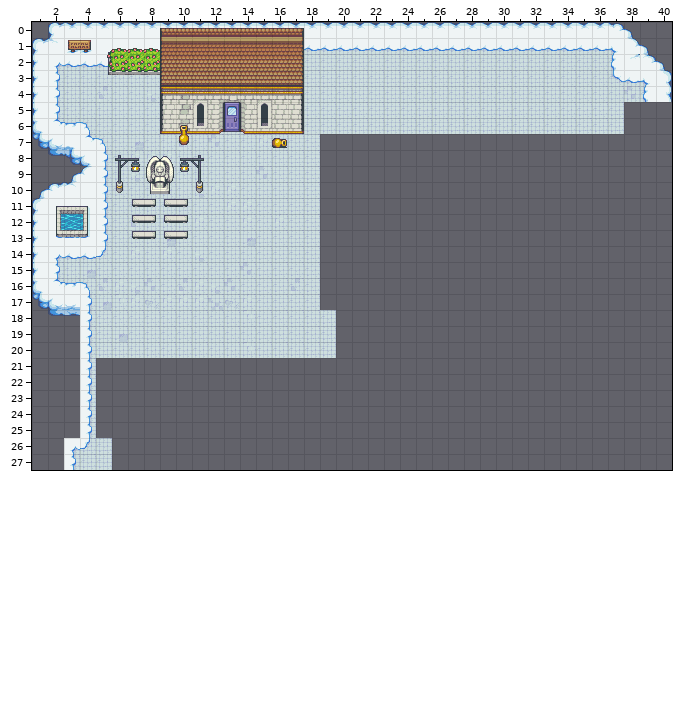
One commit to this Tiled map (JSON): apps/kbve.com/public/assets/items/map/cloud_city.json. Above is the file before it was changed.
Cells are 16x16 px. Shown: x 1..40, y 0..27.
Once edited:
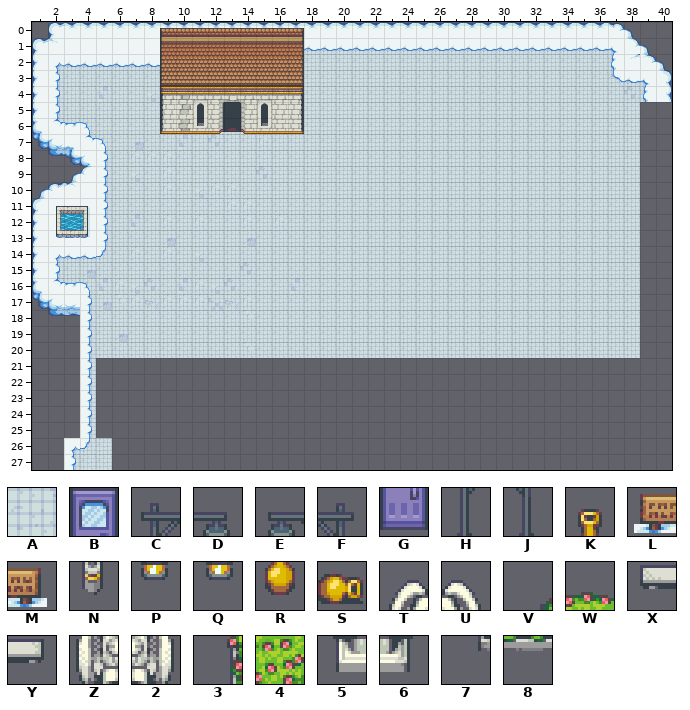
Key: from "Cloud City": A 367, B 868, C 879, D 880, E 881, F 882, G 913, H 924, J 927, K 932, L 961, M 962, N 969, P 970, Q 971, R 977, S 978, T 1060, U 1061, V 1065, W 1066, X 1101, Y 1102, Z 1105, 2 1106, 3 1110, 4 1111, 5 1150, 6 1151, 7 1155, 8 1156.
_ is an empty cell.
From old to new:
Layer "ground":
y 5..6: x 38 _ -> A
y 7..17: x 19..38 ____________________ -> AAAAAAAAAAAAAAAAAAAA
y 18..20: x 20..38 ___________________ -> AAAAAAAAAAAAAAAAAAA
Layer "objects" (now hidden):
y 1: x 3..8 LMVWWW -> ______
y 2: x 5..8 3444 -> ____
y 3: x 5..8 7888 -> ____
y 5: x 13 B -> _
y 6: x 10 K -> _; x 13 G -> _
y 7: x 10 R -> _; x 16 S -> _
y 10: x 6 N -> _; x 8..9 56 -> __; x 11 N -> _
y 11..13: x 7..10 XYXY -> ____
Layer "heightShift1" (now hidden):
y 9: x 6 H -> _; x 8..9 Z2 -> __; x 11 J -> _
Layer "heightShift2" (now hidden):
y 8: x 8..9 TU -> __
y 9: x 11 J -> _
Layer "top2" (now hidden):
y 8: x 6..7 CD -> __; x 10..11 EF -> __
y 9: x 7 P -> _; x 10 Q -> _
Boxes around the changes in both pictures, in picture pixels (x1, y1, x2, y2):
removed: (67, 40, 160, 75)
removed: (225, 102, 239, 132)
added: (320, 102, 640, 358)
removed: (115, 125, 204, 239)
removed: (272, 138, 287, 148)
